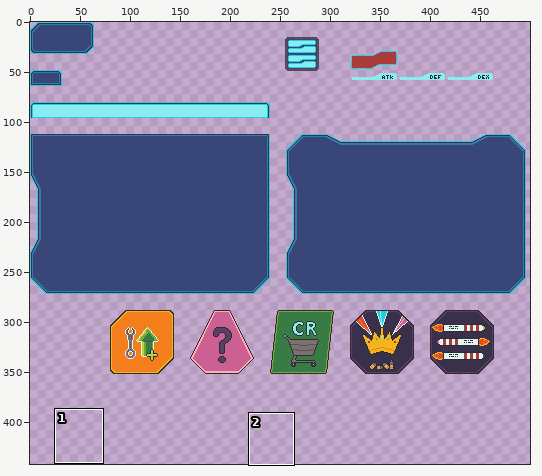
File history of a pixel-art file, assets/UI_theme_asset_sheet.aseprite. The picture above shows the old version from afar; the outline marks the close-up.
Close-up. Before the edit:
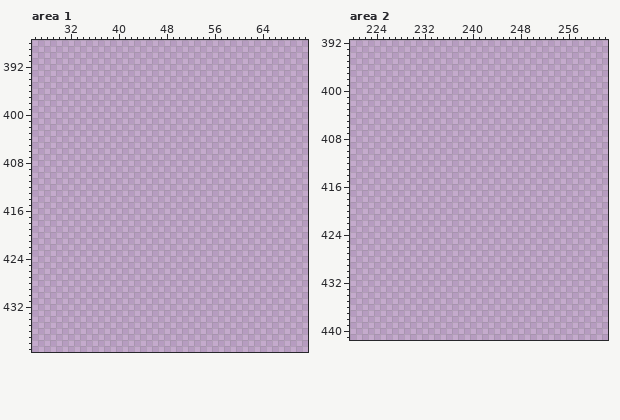
1000x1000 pixels, 1 frame. Shown: area 1: x 26..71, y 388..439; area 2: x 220..262, y 392..441. The wide view leaves out empty margins. The commit also changed other parts of the picture, which this record leaves out.
And afterwards:
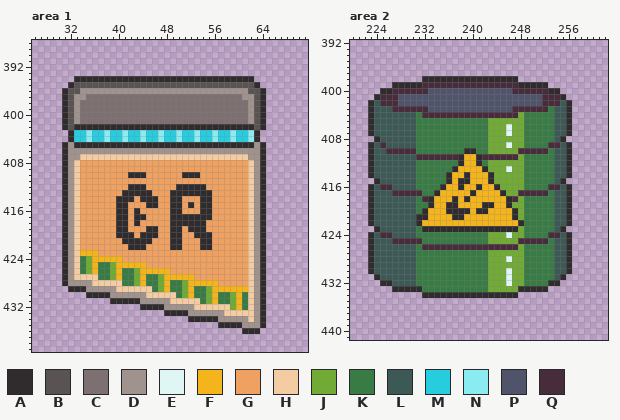
Palette (. is transparent): A #302c2e  B #5a5353  C #7d7071  D #a0938e  E #dff6f5  F #f4b41b  G #eea160  H #f4cca1  J #71aa34  K #397b44  L #3c5956  M #28ccdf  N #8aebf1  P #4f546b  Q #472d3c
Diff:
Changed rows in their new state; - is an unchanged pixel.
Area 1:
first column x 31:
394 --AAAAAAAAAAAAAAAAAAAAAAAAAAAAAA--
395 -ABBBBBBBBBBBBBBBBBBBBBBBBBBBBBBA-
396 ABBDDDDDDDDDDDDDDDDDDDDDDDDDDDDBBA
397 ABDDCCCCCCCCCCCCCCCCCCCCCCCCCCDDBA
398 ABDCCCCCCCCCCCCCCCCCCCCCCCCCCCCDBA
399 ABDCCCCCCCCCCCCCCCCCCCCCCCCCCCCDBA
400 ABDCCCCCCCCCCCCCCCCCCCCCCCCCCCCDBA
401 ABDCCCCCCCCCCCCCCCCCCCCCCCCCCCCDBA
402 ABAAAAAAAAAAAAAAAAAAAAAAAAAAAAAABA
403 -AMMNMMNMMNMMNMMNMMNMMNMMNMMNMMNA-
404 -AMMNMMNMMNMMNMMNMMNMMNMMNMMNMMNA-
405 ADAAAAAAAAAAAAAAAAAAAAAAAAAAAAAADA
406 ADDDDDDDDDDDDDDDDDDDDDDDDDDDDDDDDA
407 ADDHHHHHHHHHHHHHHHHHHHHHHHHHHHHDDA
408 ADHGGGGGGGGGGGGGGGGGGGGGGGGGGGGHDA
409 ADHGGGGGGGGGGGGGGGGGGGGGGGGGGGGHDA
410 ADHGGGGGGGGAAAGGGGGGAAAGGGGGGGGHDA
411 ADHGGGGGGGGGGGGGGGGGGGGGGGGGGGGHDA
412 ADHGGGGGGGGAAAGGGGGAAAAAGGGGGGGHDA
413 ADHGGGGGGGAAAAAGGGAAAAAAAGGGGGGHDA
414 ADHGGGGGGAAAGAAAGGAAGGGAAGGGGGGHDA
415 ADHGGGGGGAAGGGAAGGAAGAGAAGGGGGGHDA
416 ADHGGGGGGAAGAGGGGGAAGGGAAGGGGGGHDA
417 ADHGGGGGGAAGAAGGGGAAAAAAAGGGGGGHDA
418 ADHGGGGGGAAGAGGGGGAAAAAAGGGGGGGHDA
419 ADHGGGGGGAAGGGAAGGAAGAAAGGGGGGGHDA
420 ADHGGGGGGAAAGAAAGGAAGGAAAGGGGGGHDA
421 ADHGGGGGGGAAAAAGGGAAGGGAAGGGGGGHDA
422 ADHGGGGGGGGAAAGGGGAAGGGAAGGGGGGHDA
423 ADHFFFGGGGGGGGGGGGGGGGGGGGGGGGGHDA
424 ADHKJFFFFFGGGGGGGGGGGGGGGGGGGGGHDA
425 ADHKJFKKJFFFFFGGGGGGGGGGGGGGGGGHDA
426 ADHKJFKKJFKKJFFFFFGGGGGGGGGGGGGHDA
427 ADHHHHKKJFKKJFKKJFFFFFGGGGGGGGGHDA
428 ADDDDHHHHHKKJFKKJFKKJFFFFFGGGGGHDA
429 -AAADDDDDHHHHHHKJFKKJFKKJFFFFFFHDA
430 ----AAAADDDDDDHHHHHKJFKKJFKKJFKHDA
431 --------AAAAADDDDDHHHHHKJFKKJFKHDA
432 -------------AAAADDDDDHHHHHHJFKHDA
433 -----------------AAAADDDDDDHHHHHDA
434 ---------------------AAAAADDDDDHDA
435 --------------------------AAAADDDA
436 ------------------------------AAA-
Area 2:
first column x 223:
398 ---------AAAAAAAAAAAAAAAA---------
399 ----AAAAAQQQQQQQQQQQQQQQQAAAAA----
400 --AAQQQQQQPPPPPPPPPPPPPPQQQQQQAA--
401 -AQQQPPPPPPPPPPPPPPPPPPPPPPPPQQQA-
402 ALQQQPPPPPPPPPPPPPPPPPPPPPPPPQQQLA
403 ALLLQQQQQQPPPPPPPPPPPPPPQQQQQQKLLA
404 ALLLLLLLKQQQQQQQQQQQQQQQQJKKKKKLLA
405 ALLLLLLLKKKKKKKKKKKKJJJJJJKKKKKLLA
406 ALLLLLLLKKKKKKKKKKKKJJJEJJKKKKKLLA
407 ALLLLLLLKKKKKKKKKKKKJJJEJJKKKKKLLA
408 -ALLLLLLKKKKKKKKKKKKJJJJJJKKKKKLA-
409 ALQLLLLLKKKKKKKKKKKKJJJEJJKKKKQQLA
410 ALLQQQQQKKKKKKKKAAKKJJJJJQQQQQKLLA
411 ALLLLLLLQQQQQQQAFFAQQQQQQJKKKKKLLA
412 ALLLLLLLKKKKKKKAFFAKJJJJJJKKKKKLLA
413 ALLLLLLLKKKKKKAFFFFAJJJEJJKKKKKLLA
414 ALLLLLLLKKKKKAFFAFFFAJJJJJKKKKKLLA
415 -ALLLLLLKKKKKAFAAFFFAJJJJJKKKKKLA-
416 ALQQLLLLKKKKAFFAFFAFFAJJJJKKKKQQLA
417 ALLLQQQQQKKAFFFFFAFFFFAJJQQQQQKLLA
418 ALLLLLLLKQAFFFAFAFFFFFFAQJKKKKKLLA
419 ALLLLLLLKKAFFAAFFFFAAFFAJJKKKKKLLA
420 ALLLLLLLKAFFFAAAAFAAFFFFAJKKKKKLLA
421 ALLLLLLLAAFFFFAAFFFFFFFFAJKKKKKLLA
422 ALLLLLLLAFFFFFFFFFFFFFFFFAKKKKKLLA
423 -ALLLLLLKAAAAAAAAAAAAAAAAJKKKKKLA-
424 ALQQLLLLKKKKKKKKKKKKJJJEJJKKKKQQLA
425 ALLLQQQQQKKKKKKKKKKKJJJJJQQQQQKLLA
426 ALLLLLLLKQQQQQQQQQQQQQQQQJKKKKKLLA
427 ALLLLLLLKKKKKKKKKKKKJJJJJJKKKKKLLA
428 ALLLLLLLKKKKKKKKKKKKJJJEJJKKKKKLLA
429 ALLLLLLLKKKKKKKKKKKKJJJJJJKKKKKLLA
430 ALLLLLLLKKKKKKKKKKKKJJJEJJKKKKKLLA
431 -ALLLLLLKKKKKKKKKKKKJJJEJJKKKKKLA-
432 --AALLLLKKKKKKKKKKKKJJJEJJKKKKAA--
433 ----AAAAAKKKKKKKKKKKJJJJJAAAAA----
434 ---------AAAAAAAAAAAAAAAA---------
